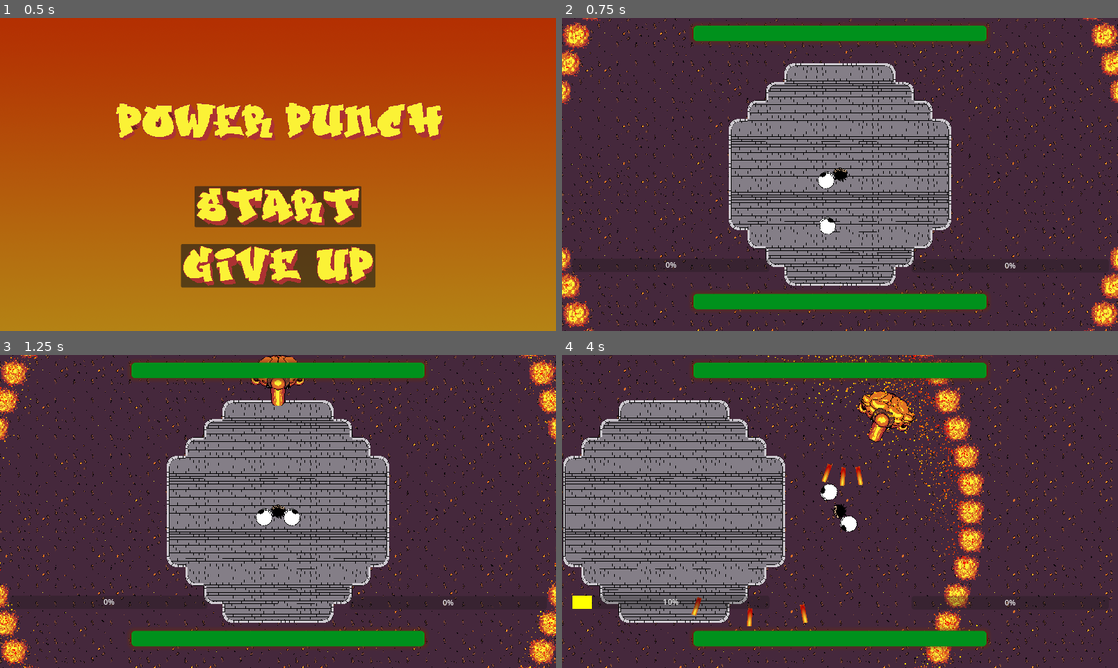
Above: before the commit, frames 1-4 (two rows, left to right).
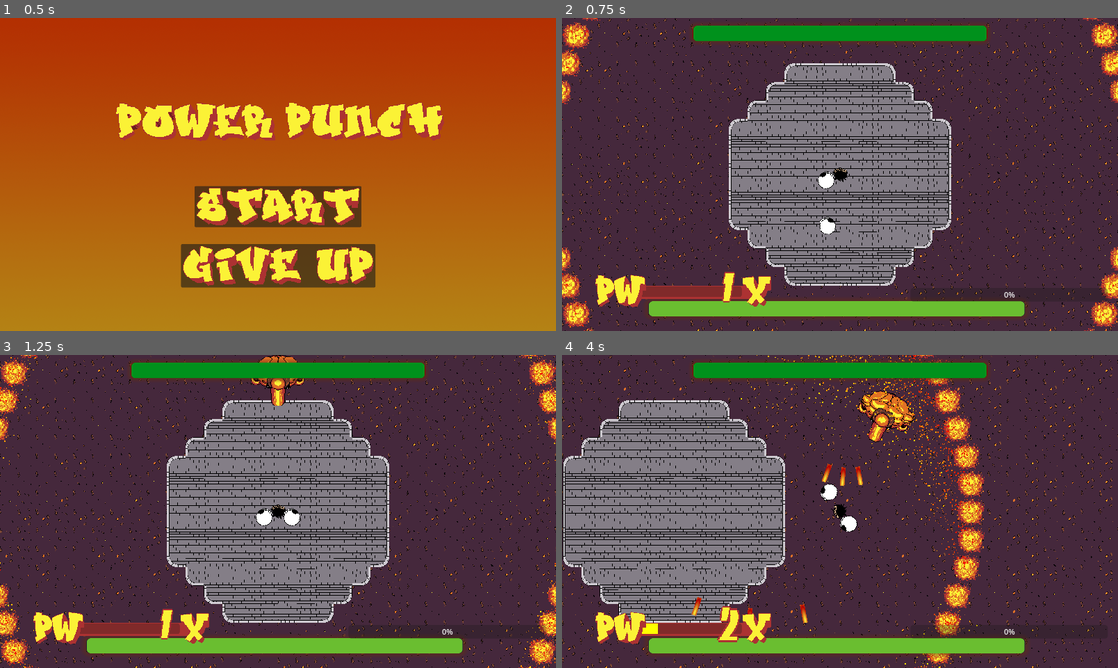
Above: after the commit, the same moments.

Repository: czarekdupa/BigMode-Game
Game: Godot game, scene res://Levels/MainMenu/MainMenu.tscn
Two runs of this game, one before a commit and one after it. Both use one fixed random seed, a clock stepped at 60 frames per second and the inputs below. The engine's default icon, where the game draws it, is replaced by a stand-in: a white triangle on a blue panel in a dark square.
Inputs (mouse positions are in pixels of both pictures, inside the frame that each line leads up to):
- Up to frame 1 (0.5 s): no input
- Up to frame 2 (0.75 s): click (840, 205) at 0.5 s
- Up to frame 3 (1.25 s): no input
- Up to frame 4 (4 s): tap Enter at 1.25 s; move the mouse to (962, 495) at 1.27 s; hold D (right) 1.28-2 s; click (962, 495) at 1.35 s; drag from (728, 527) to (1051, 483) at 2.02 s; move the mouse to (895, 442) at 2.77 s; hold D (right) 2.78-3.5 s; right-click (895, 442) at 2.85 s; click (895, 442) at 3.05 s; drag from (812, 574) to (967, 483) at 3.52 s

Frame 1 is identical in both runs. In frame 2, 6.5% of the frame differs, in the area x 3-99%, y 76-97%; in frame 3, 6.5%; in frame 4, 7.7%, in the area x 1-98%, y 76-97%.

Commit message:
power meter styleing

Diff:
--- a/project-power/Player/player.gd
+++ b/project-power/Player/player.gd
@@ -7,13 +7,22 @@
 var original_modulate := get_modulate()
 @export var damage := 1
 @export var knockback_power = 300
+
 @export var right_power = 0
 @export var left_power = 0
-@export var max_power = 10
+@export var max_power = 100
 @export var power_gain_speed = 0.2
-@export var power_gain_amount = 0.5
+@export var power_gain_amount = 10
 @export var power_buffor_time = 0.2
-@export var special_ability_power_threshold = 3
+@export var special_ability_power_threshold = 50
+
+var first_power_threshold = 10
+var second_power_threshold = 20
+var third_power_threshold = 50
+var forth_power_threshold = 90
+
+
+
 var is_charging = false
 var fire_glove = true
 var shield_glove = true
@@ -27,7 +36,7 @@
 var playerDead = false;
 
 func _ready() -> void:
-	$CanvasLayer/l_progressBar.max_value = max_power
+	$CanvasLayer/Left_Meter/l_progressBar.max_value = max_power
 	$CanvasLayer/r_progressBar2.max_value = max_power
 	health_bar.max_value = hp
 	health_bar.value = hp
@@ -45,7 +54,7 @@
 	look_at(get_global_mouse_position())
 
 	$CanvasLayer/r_progressBar2.value = right_power
-	$CanvasLayer/l_progressBar.value = left_power
+	$CanvasLayer/Left_Meter/l_progressBar.value = left_power
 
 	if Input.is_action_just_pressed("right_click"):
 		is_charging = true
@@ -91,8 +100,22 @@
 		await get_tree().create_timer(power_gain_speed).timeout
 
 func start_left_power_gain():
+	var current_threshold = 0
 	while is_charging && left_power < max_power:
 		left_power += power_gain_amount
+		if left_power >= first_power_threshold && current_threshold == 0:
+			current_threshold = 1
+			$CanvasLayer/Left_Meter/AnimationPlayer.play("power_meter_number_1_enter_anim")
+		if left_power >= second_power_threshold && current_threshold == 1:
+			current_threshold = 2
+			$CanvasLayer/Left_Meter/AnimationPlayer.play("power_meter_number_2_enter_anim")
+		if left_power >= third_power_threshold && current_threshold == 2:
+			current_threshold = 3
+			$CanvasLayer/Left_Meter/AnimationPlayer.play("power_meter_number_3_enter_anim")
+		if left_power >= forth_power_threshold && current_threshold == 3:
+			current_threshold = 4
+			$CanvasLayer/Left_Meter/AnimationPlayer.play("power_Meter_number_4_enter_anim")
+
 		await get_tree().create_timer(power_gain_speed).timeout
 
 func reset_right_power_with_buffor():
--- a/project-power/Player/player.tscn
+++ b/project-power/Player/player.tscn
@@ -6,7 +6,10 @@
 [ext_resource type="Texture2D" uid="uid://bog1gsa4u6s3e" path="res://Player/Gloves/Glove_Sprite.png" id="3_nnfv2"]
 [ext_resource type="PackedScene" uid="uid://bt08jjajt7sro" path="res://Enemies/projectile_spawner.tscn" id="4_rfn2t"]
 [ext_resource type="Texture2D" uid="uid://djq5p1jbe5tit" path="res://icon.svg" id="6_6l3tk"]
+[ext_resource type="Texture2D" uid="uid://doxqaw66kwrna" path="res://Player/PowerMeter_background.png" id="6_hybua"]
+[ext_resource type="Texture2D" uid="uid://b4qm1ciyeq350" path="res://Player/PowerMeter.png" id="7_5oywg"]
 [ext_resource type="Texture2D" uid="uid://c4bv1qogmosby" path="res://Levels/MainMenu/Game.png" id="7_wa7na"]
+[ext_resource type="Texture2D" uid="uid://dedncfaduit4r" path="res://Player/Numbers.png" id="8_60chk"]
 [ext_resource type="Texture2D" uid="uid://d0amgil6dea3j" path="res://Levels/MainMenu/Over.png" id="8_sosq6"]
 [ext_resource type="Texture2D" uid="uid://cpw24b1dhora7" path="res://Levels/MainMenu/Manu.png" id="9_rmx3t"]
 [ext_resource type="Script" path="res://Levels/SceneManager.gd" id="10_ptulu"]
@@ -117,14 +120,8 @@
 "right_glove_anim": SubResource("Animation_2n806")
 }
 
-[sub_resource type="StyleBoxFlat" id="StyleBoxFlat_iytym"]
-bg_color = Color(1, 1, 0, 1)
-
-[sub_resource type="StyleBoxFlat" id="StyleBoxFlat_lnb1h"]
-bg_color = Color(1, 1, 0, 1)
-
 [sub_resource type="StyleBoxFlat" id="StyleBoxFlat_qnt53"]
-bg_color = Color(0.572549, 0, 0, 1)
+bg_color = Color(0.133333, 0.12549, 0.203922, 1)
 corner_radius_top_left = 8
 corner_radius_top_right = 8
 corner_radius_bottom_right = 8
@@ -135,11 +132,165 @@
 shadow_size = 10
 
 [sub_resource type="StyleBoxFlat" id="StyleBoxFlat_636en"]
-bg_color = Color(7.58059e-06, 0.566948, 0.111356, 1)
+bg_color = Color(0.415686, 0.745098, 0.188235, 1)
 corner_radius_top_left = 8
 corner_radius_top_right = 8
 corner_radius_bottom_right = 8
 corner_radius_bottom_left = 8
+
+[sub_resource type="StyleBoxFlat" id="StyleBoxFlat_iytym"]
+bg_color = Color(1, 1, 0, 1)
+
+[sub_resource type="Animation" id="Animation_p101j"]
+resource_name = "power_meter_number_1_enter_anim"
+length = 0.2
+tracks/0/type = "value"
+tracks/0/imported = false
+tracks/0/enabled = true
+tracks/0/path = NodePath(".:scale")
+tracks/0/interp = 1
+tracks/0/loop_wrap = true
+tracks/0/keys = {
+"times": PackedFloat32Array(0, 0.1, 0.2),
+"transitions": PackedFloat32Array(0.164939, 1, 1),
+"update": 0,
+"values": [Vector2(0, 0), Vector2(2, 2), Vector2(1, 1)]
+}
+tracks/1/type = "value"
+tracks/1/imported = false
+tracks/1/enabled = true
+tracks/1/path = NodePath(".:frame")
+tracks/1/interp = 1
+tracks/1/loop_wrap = true
+tracks/1/keys = {
+"times": PackedFloat32Array(0),
+"transitions": PackedFloat32Array(1),
+"update": 1,
+"values": [0]
+}
+
+[sub_resource type="Animation" id="Animation_3vgjn"]
+length = 0.001
+tracks/0/type = "value"
+tracks/0/imported = false
+tracks/0/enabled = true
+tracks/0/path = NodePath(".:scale")
+tracks/0/interp = 1
+tracks/0/loop_wrap = true
+tracks/0/keys = {
+"times": PackedFloat32Array(0),
+"transitions": PackedFloat32Array(1),
+"update": 0,
+"values": [Vector2(1, 1)]
+}
+tracks/1/type = "value"
+tracks/1/imported = false
+tracks/1/enabled = true
+tracks/1/path = NodePath(".:frame")
+tracks/1/interp = 1
+tracks/1/loop_wrap = true
+tracks/1/keys = {
+"times": PackedFloat32Array(0),
+"transitions": PackedFloat32Array(1),
+"update": 1,
+"values": [0]
+}
+
+[sub_resource type="Animation" id="Animation_kcty4"]
+resource_name = "power_meter_number_2_enter_anim"
+length = 0.2
+tracks/0/type = "value"
+tracks/0/imported = false
+tracks/0/enabled = true
+tracks/0/path = NodePath(".:scale")
+tracks/0/interp = 1
+tracks/0/loop_wrap = true
+tracks/0/keys = {
+"times": PackedFloat32Array(0, 0.1, 0.2),
+"transitions": PackedFloat32Array(0.164939, 1, 1),
+"update": 0,
+"values": [Vector2(0, 0), Vector2(2, 2), Vector2(1, 1)]
+}
+tracks/1/type = "value"
+tracks/1/imported = false
+tracks/1/enabled = true
+tracks/1/path = NodePath(".:frame")
+tracks/1/interp = 1
+tracks/1/loop_wrap = true
+tracks/1/keys = {
+"times": PackedFloat32Array(0),
+"transitions": PackedFloat32Array(1),
+"update": 1,
+"values": [1]
+}
+
+[sub_resource type="Animation" id="Animation_pxdmv"]
+resource_name = "power_meter_number_3_enter_anim"
+length = 0.2
+tracks/0/type = "value"
+tracks/0/imported = false
+tracks/0/enabled = true
+tracks/0/path = NodePath(".:scale")
+tracks/0/interp = 1
+tracks/0/loop_wrap = true
+tracks/0/keys = {
+"times": PackedFloat32Array(0, 0.1, 0.2),
+"transitions": PackedFloat32Array(0.164939, 1, 1),
+"update": 0,
+"values": [Vector2(0, 0), Vector2(2, 2), Vector2(1, 1)]
+}
+tracks/1/type = "value"
+tracks/1/imported = false
+tracks/1/enabled = true
+tracks/1/path = NodePath(".:frame")
+tracks/1/interp = 1
+tracks/1/loop_wrap = true
+tracks/1/keys = {
+"times": PackedFloat32Array(0),
+"transitions": PackedFloat32Array(1),
+"update": 1,
+"values": [2]
+}
+
+[sub_resource type="Animation" id="Animation_da0tw"]
+resource_name = "power_Meter_number_4_enter_anim"
+length = 0.2
+tracks/0/type = "value"
+tracks/0/imported = false
+tracks/0/enabled = true
+tracks/0/path = NodePath(".:scale")
+tracks/0/interp = 1
+tracks/0/loop_wrap = true
+tracks/0/keys = {
+"times": PackedFloat32Array(0, 0.1, 0.2),
+"transitions": PackedFloat32Array(0.164939, 1, 1),
+"update": 0,
+"values": [Vector2(0, 0), Vector2(2, 2), Vector2(1, 1)]
+}
+tracks/1/type = "value"
+tracks/1/imported = false
+tracks/1/enabled = true
+tracks/1/path = NodePath(".:frame")
+tracks/1/interp = 1
+tracks/1/loop_wrap = true
+tracks/1/keys = {
+"times": PackedFloat32Array(0),
+"transitions": PackedFloat32Array(1),
+"update": 1,
+"values": [3]
+}
+
+[sub_resource type="AnimationLibrary" id="AnimationLibrary_kkcvk"]
+_data = {
+"RESET": SubResource("Animation_3vgjn"),
+"power_Meter_number_4_enter_anim": SubResource("Animation_da0tw"),
+"power_meter_number_1_enter_anim": SubResource("Animation_p101j"),
+"power_meter_number_2_enter_anim": SubResource("Animation_kcty4"),
+"power_meter_number_3_enter_anim": SubResource("Animation_pxdmv")
+}
+
+[sub_resource type="StyleBoxFlat" id="StyleBoxFlat_lnb1h"]
+bg_color = Color(1, 1, 0, 1)
 
 [sub_resource type="SystemFont" id="SystemFont_iitwp"]
 font_names = PackedStringArray("THE JACATRA")
@@ -463,35 +614,66 @@
 
 [node name="CanvasLayer" type="CanvasLayer" parent="."]
 
-[node name="l_progressBar" type="ProgressBar" parent="CanvasLayer"]
-offset_left = 21.0
-offset_top = 498.0
-offset_right = 430.0
-offset_bottom = 525.0
-theme_override_styles/fill = SubResource("StyleBoxFlat_iytym")
-value = 50.0
-
-[node name="r_progressBar2" type="ProgressBar" parent="CanvasLayer"]
-offset_left = 724.0
-offset_top = 499.0
-offset_right = 1133.0
-offset_bottom = 526.0
-theme_override_styles/fill = SubResource("StyleBoxFlat_lnb1h")
-
 [node name="Health_Bar" type="ProgressBar" parent="CanvasLayer"]
-anchors_preset = 5
+anchors_preset = 7
 anchor_left = 0.5
+anchor_top = 1.0
 anchor_right = 0.5
-offset_left = -304.0
-offset_top = 571.0
-offset_right = 304.0
-offset_bottom = 603.0
+anchor_bottom = 1.0
+offset_left = -396.0
+offset_top = -62.0
+offset_right = 212.0
+offset_bottom = -30.0
 grow_horizontal = 2
+grow_vertical = 0
+scale = Vector2(1.28, 1)
 size_flags_horizontal = 4
 theme_override_styles/background = SubResource("StyleBoxFlat_qnt53")
 theme_override_styles/fill = SubResource("StyleBoxFlat_636en")
 value = 100.0
 show_percentage = false
+
+[node name="Left_Meter" type="Node2D" parent="CanvasLayer"]
+position = Vector2(42, 56)
+scale = Vector2(0.88, 1)
+
+[node name="Sprite2D2" type="Sprite2D" parent="CanvasLayer/Left_Meter"]
+position = Vector2(238, 509)
+scale = Vector2(0.84, 0.84)
+texture = ExtResource("6_hybua")
+
+[node name="l_progressBar" type="ProgressBar" parent="CanvasLayer/Left_Meter"]
+offset_left = 129.545
+offset_top = 500.0
+offset_right = 436.545
+offset_bottom = 527.0
+scale = Vector2(0.8, 0.8)
+theme_override_styles/fill = SubResource("StyleBoxFlat_iytym")
+value = 50.0
+show_percentage = false
+
+[node name="Sprite2D" type="Sprite2D" parent="CanvasLayer/Left_Meter"]
+position = Vector2(238, 509)
+scale = Vector2(0.84, 0.84)
+texture = ExtResource("7_5oywg")
+
+[node name="Numbers" type="Sprite2D" parent="CanvasLayer/Left_Meter"]
+position = Vector2(344.318, 501)
+texture = ExtResource("8_60chk")
+hframes = 4
+
+[node name="AnimationPlayer" type="AnimationPlayer" parent="CanvasLayer/Left_Meter"]
+root_node = NodePath("../Numbers")
+libraries = {
+"": SubResource("AnimationLibrary_kkcvk")
+}
+
+[node name="r_progressBar2" type="ProgressBar" parent="CanvasLayer"]
+offset_left = 722.0
+offset_top = 559.0
+offset_right = 1131.0
+offset_bottom = 586.0
+theme_override_styles/fill = SubResource("StyleBoxFlat_lnb1h")
 
 [node name="GameOverCanvas" type="CanvasLayer" parent="."]
 visible = false
Binary file added: project-power/Player/Numbers.png
Not shown, added: project-power/Player/Numbers.png.import
Binary file added: project-power/Player/PowerMeter.png
Not shown, added: project-power/Player/PowerMeter.png.import
Binary file added: project-power/Player/PowerMeter_background.png
Not shown, added: project-power/Player/PowerMeter_background.png.import
Not shown: 1 places in project-power/Player/player.tscn that only renumber resources
